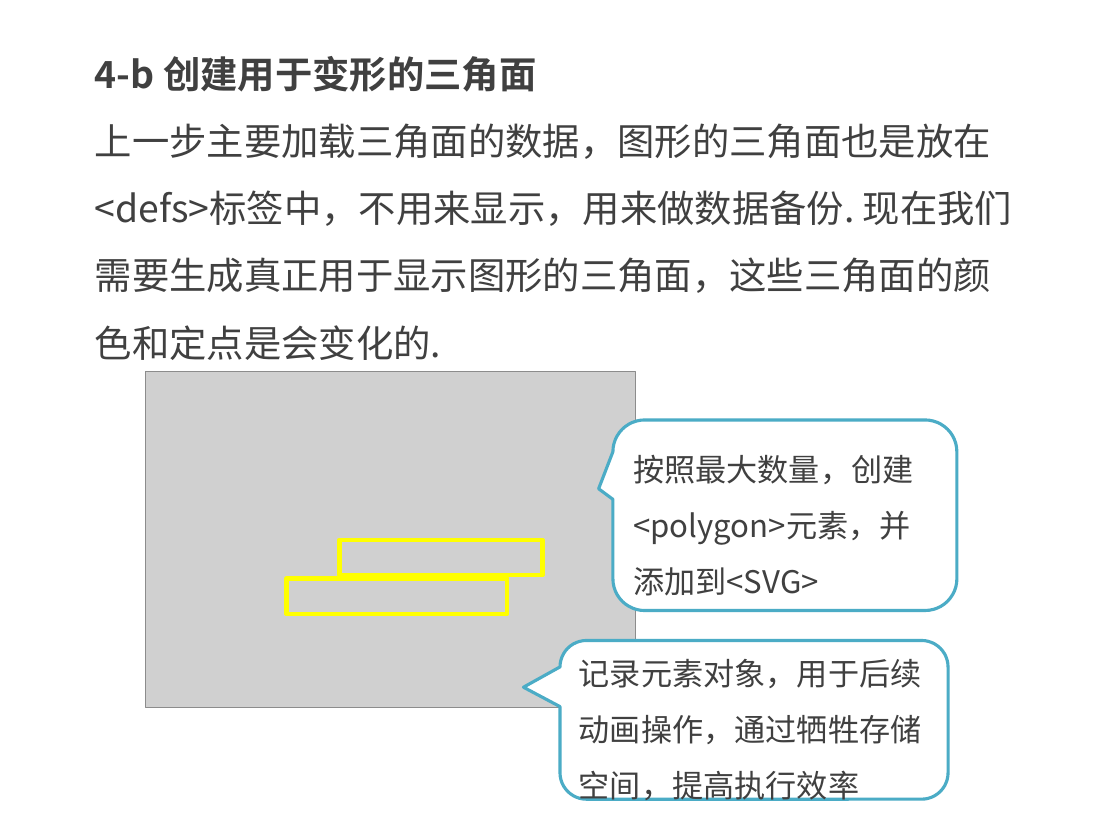
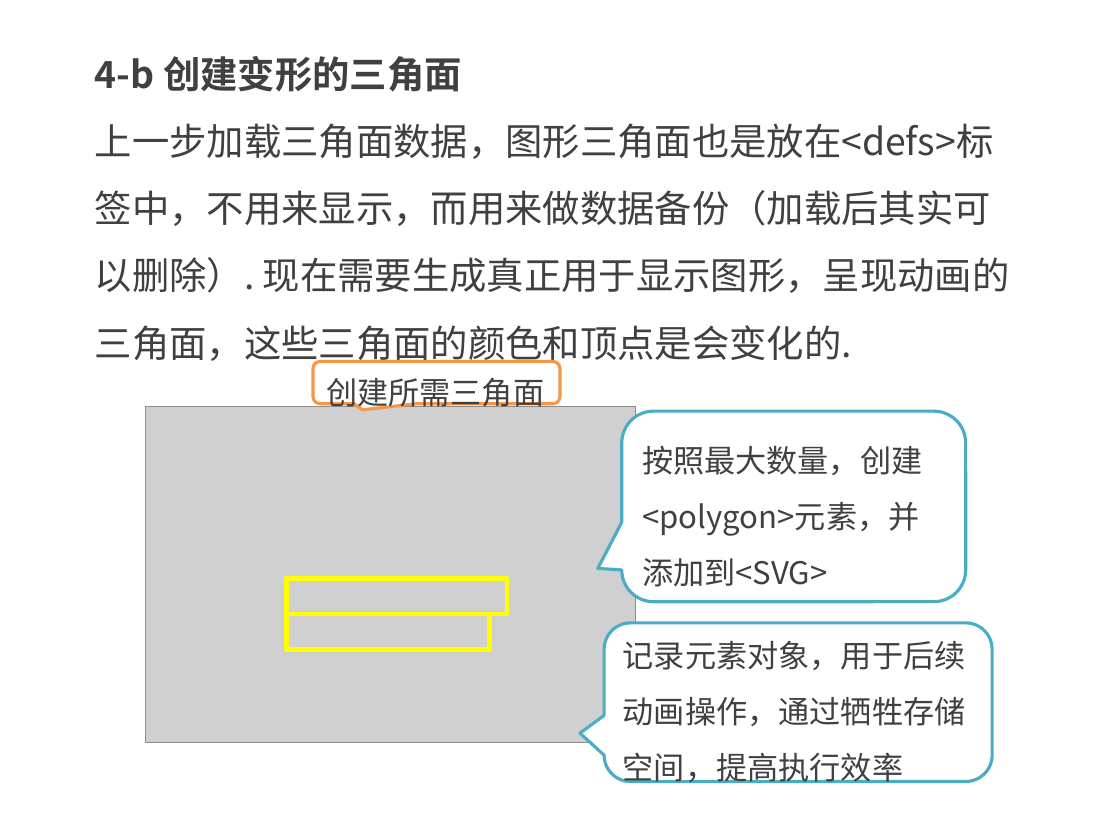
Before and after one commit to kong66/webAni, a slide deck: slide 11 of 23-svg-low-poly-transform/23.pptx. Drawn at 1120x840 pixels with LibreOffice and Linux fonts; fonts in the diff are those of the drawing; grey boxes stand for pictures. Boxes give left, top, right and bottom in pixels: in the first picture for what was removed or moved away, otherwise in the second. Text is boxed around its words. In the diff, an @@ line names an element or a change of style, - is before the commit and + after.

```diff
--- a/23-svg-low-poly-transform/23.pptx
+++ b/23-svg-low-poly-transform/23.pptx
@@ text at [95, 56, 1010, 367]: text changed @@
-4-b 创建用于变形的三角面
-上一步主要加载三角面的数据，图形的三角面也是放在<defs>标签中，不用来显示，用来做数据备份. 现在我们需要生成真正用于显示图形的三角面，这些三角面的颜色和定点是会变化的.
+4-b 创建变形的三角面
+上一步加载三角面数据，图形三角面也是放在<defs>标签中，不用来显示，而用来做数据备份（加载后其实可以删除）. 现在需要生成真正用于显示图形，呈现动画的三角面，这些三角面的颜色和顶点是会变化的.
@@ rounded speech box added at [314, 362, 560, 404], fill #FFFFFF, outline #F79646 2 pt, 20 pt, text #404040 @@
+创建所需三角面
@@ picture: place and size @@
-picture at [146, 371, 636, 707]
+picture at [146, 407, 636, 743]
@@ rounded speech box "按照最大数量，创建<polygon>元素，并添加到<SVG>": place and size @@
-rounded speech box "按照最大数量，创建<polygon>元素，并添加到<SVG>" at [613, 420, 956, 610]
+rounded speech box "按照最大数量，创建<polygon>元素，并添加到<SVG>" at [622, 411, 965, 601]
@@ rounded speech box "按照最大数量，创建<polygon>元素，并添加到<SVG>" at [622, 411, 965, 601]: proportions changed @@
@@ rectangle: place and size @@
-rectangle at [339, 540, 542, 575]
+rectangle at [287, 614, 489, 648]
@@ rounded speech box "记录元素对象，用于后续动画操作，通过牺牲存储空间，提高执行效率" at [604, 623, 991, 782]: proportions changed @@
@@ rounded speech box "记录元素对象，用于后续动画操作，通过牺牲存储空间，提高执行效率": place and size @@
-rounded speech box "记录元素对象，用于后续动画操作，通过牺牲存储空间，提高执行效率" at [560, 641, 948, 800]
+rounded speech box "记录元素对象，用于后续动画操作，通过牺牲存储空间，提高执行效率" at [604, 623, 991, 782]
```
Also in this commit, not shown: 20 other slides changed, 2 slides added, 1 slide removed, 2 other files.
